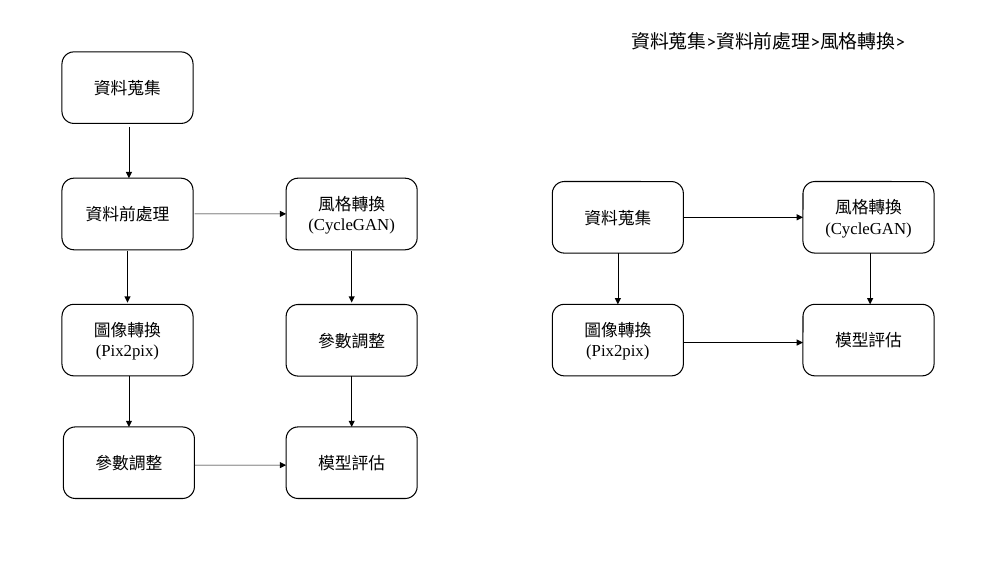
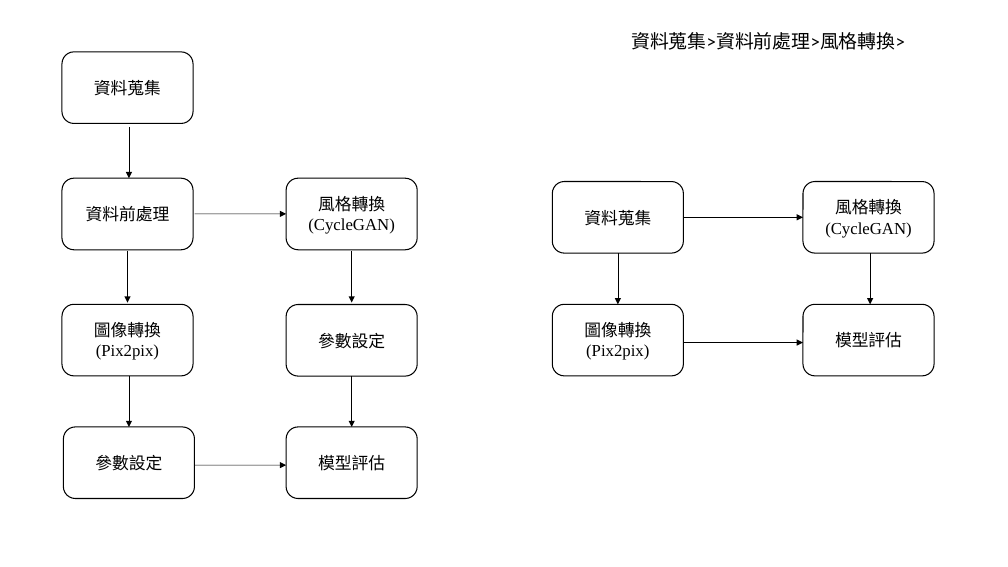
Before and after one commit to 10994015/paper, a slide deck: slide 7 of 論文/模型圖繪製.pptx. Drawn at 1008x567 pixels with LibreOffice and Linux fonts; fonts in the diff are those of the drawing. Boxes give left, top, right and bottom in pixels: in the first picture for what was removed or moved away, otherwise in the second. Text is boxed around its words. In the diff, an @@ line names an element or a change of style, - is before the commit and + after.

```diff
--- a/論文/模型圖繪製.pptx
+++ b/論文/模型圖繪製.pptx
@@ text in rounded rectangle at [318, 333, 385, 349]: text changed @@
-參數調整
+參數設定
@@ text in rounded rectangle at [95, 455, 162, 471]: text changed @@
-參數調整
+參數設定
```
Also in this commit, not shown: 4 other files.
